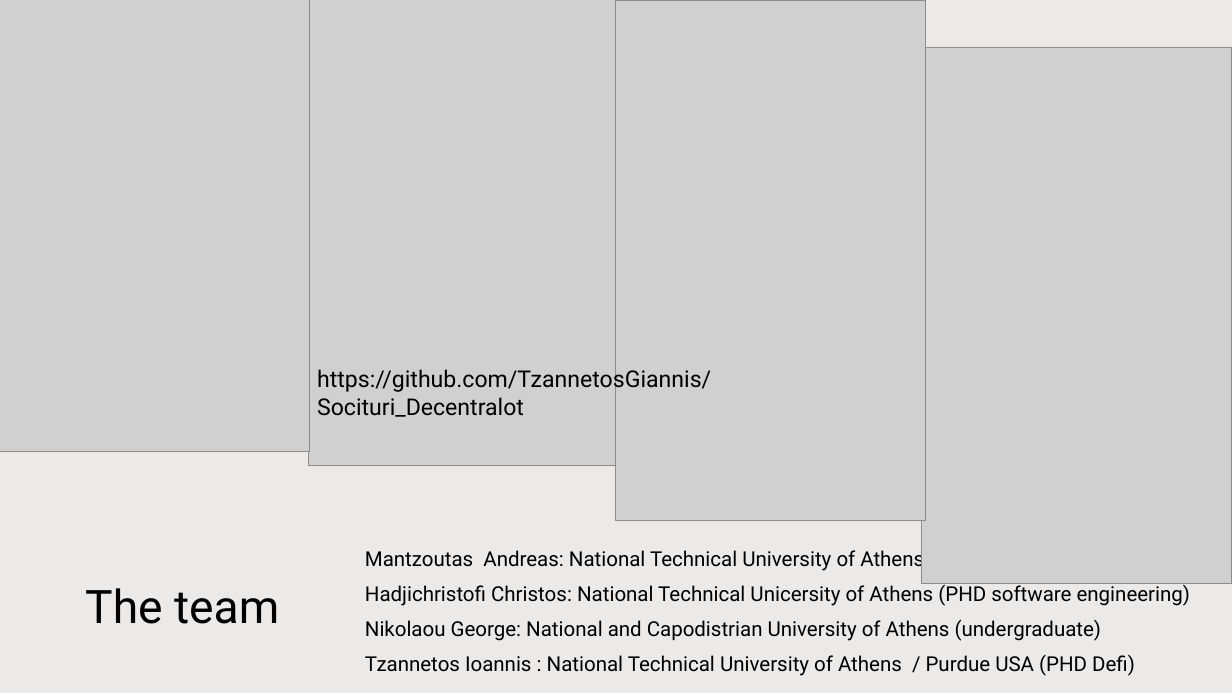
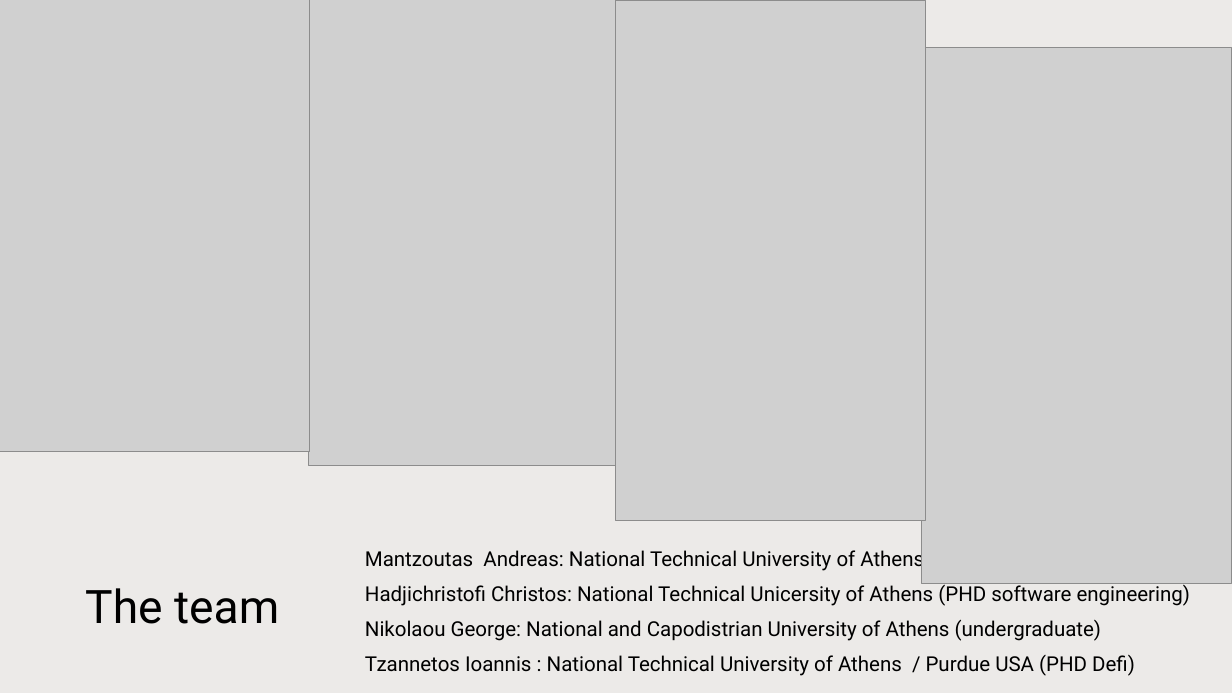
Before and after one commit to TzannetosGiannis/Socituri_Decentralot, a slide deck: slide 2 of presentation/FinalPresentation.pptx. Drawn at 1232x693 pixels with LibreOffice and Linux fonts; fonts in the diff are those of the drawing; grey boxes stand for pictures. Boxes give left, top, right and bottom in pixels: in the first picture for what was removed or moved away, otherwise in the second. Text is boxed around its words. In the diff, an @@ line names an element or a change of style, - is before the commit and + after.

```diff
--- a/presentation/FinalPresentation.pptx
+++ b/presentation/FinalPresentation.pptx
@@ text removed at (317,366,711,417) @@
-https://github.com/TzannetosGiannis/Socituri_Decentralot
```
Also in this commit, not shown: 1 other file.
